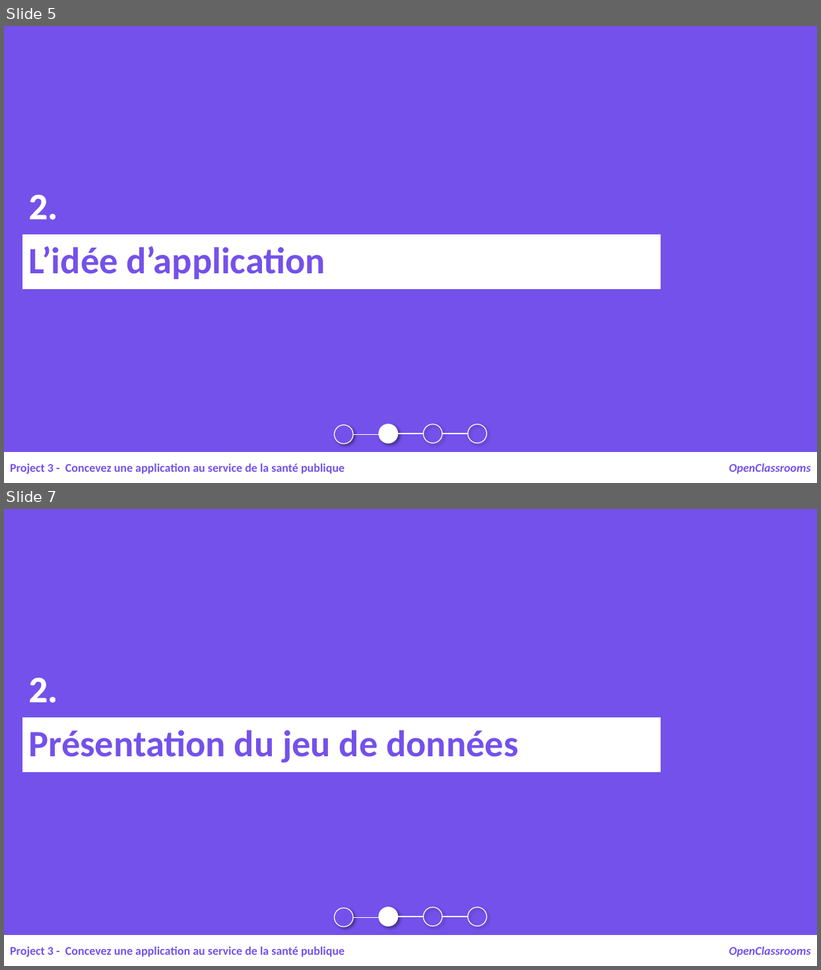
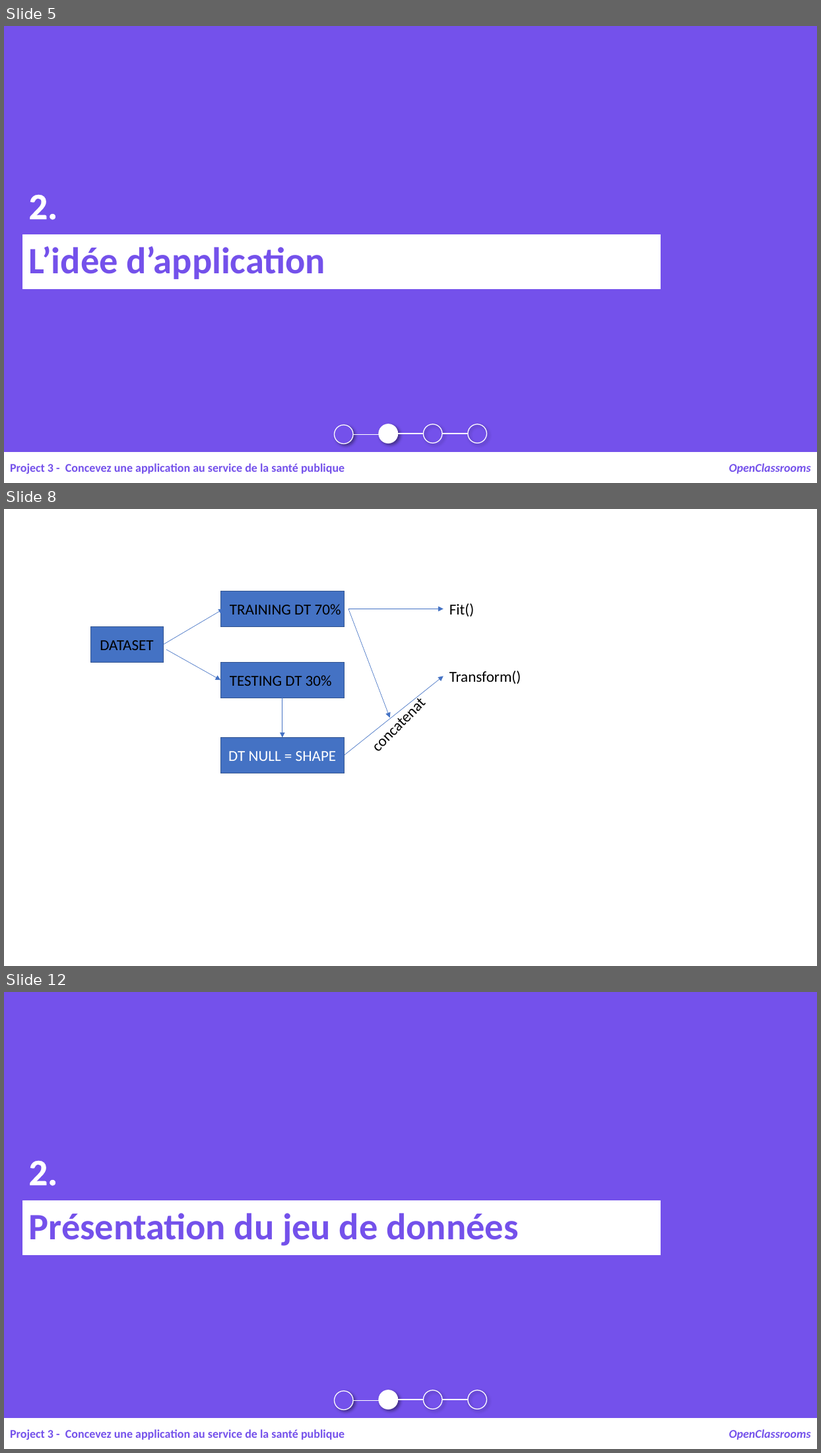
Before and after one commit to samirhinojosa/OC-P3-design-application-public-health, a slide deck: supports/P3_02_presentation.pptx. Shown one above the other, each under a label of ours: slides 5 and 7 before the commit, slides 5, 8 and 12 after it; the slides between them are not shown. The pictures are 821x970 and 821x1453 pixels, drawn with LibreOffice and Linux fonts; fonts in the diff are those of the drawing; background and template pictures are left out. Boxes give left, top, right and bottom in pixels: in the first picture for what was removed or moved away, otherwise in the second. Text is boxed around its words. In the diff, an @@ line names an element or a change of style, - is before the commit and + after.

```diff
--- a/supports/P3_02_presentation.pptx
+++ b/supports/P3_02_presentation.pptx
@@ slide 8 added at bbox=[4, 509, 817, 966], background picture (left out) @@
@@ rectangle added at bbox=[220, 591, 344, 626], fill #4472C4, outline #325491 1 pt @@
@@ text added at bbox=[230, 604, 341, 615], 18 pt, text #000000 @@
+TRAINING DT 70%
@@ text added at bbox=[450, 603, 475, 617], 18 pt, text #000000 @@
+Fit()
@@ rectangle added at bbox=[91, 626, 164, 662], fill #4472C4, outline #325491 1 pt @@
@@ arrow added from (163, 644) to (224, 609), #4472C4 0.5 pt @@
@@ arrow added from (349, 609) to (444, 609), #4472C4 0.5 pt @@
@@ arrow added from (349, 609) to (390, 718), #4472C4 0.5 pt @@
@@ text added at bbox=[100, 640, 153, 650], 18 pt, text #000000 @@
+DATASET
@@ arrow added from (166, 650) to (220, 681), #4472C4 0.5 pt @@
@@ rectangle added at bbox=[220, 662, 344, 698], fill #4472C4, outline #325491 1 pt @@
@@ text added at bbox=[230, 675, 332, 686], 18 pt, text #000000 @@
+TESTING DT 30%
@@ arrow added from (345, 755) to (444, 676), #4472C4 0.5 pt @@
@@ text added at bbox=[361, 686, 436, 761], 18 pt, text #000000 @@
+concatenat
@@ text added at bbox=[450, 671, 521, 684], 18 pt, text #000000 @@
+Transform()
@@ arrow added from (282, 698) to (282, 738), #4472C4 0.5 pt @@
@@ rectangle added at bbox=[220, 738, 344, 773], fill #4472C4, outline #325491 1 pt, 18 pt, text #FFFFFF @@
+DT NULL = SHAPE
@@ what was slide 7 is now slide 12 @@
```
Also in this commit, not shown: 1 slide changed, 4 other slides added, 4 other files.
